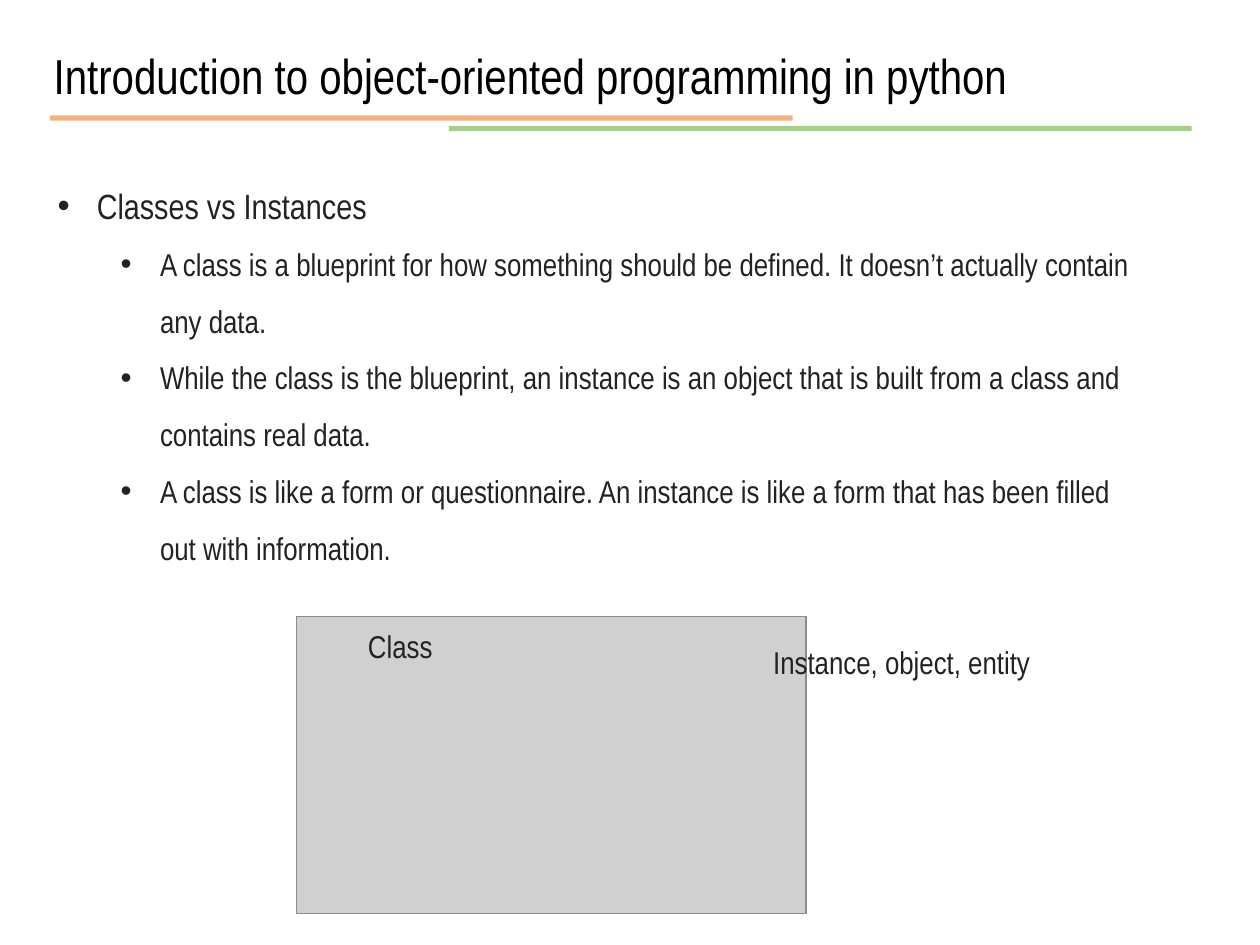
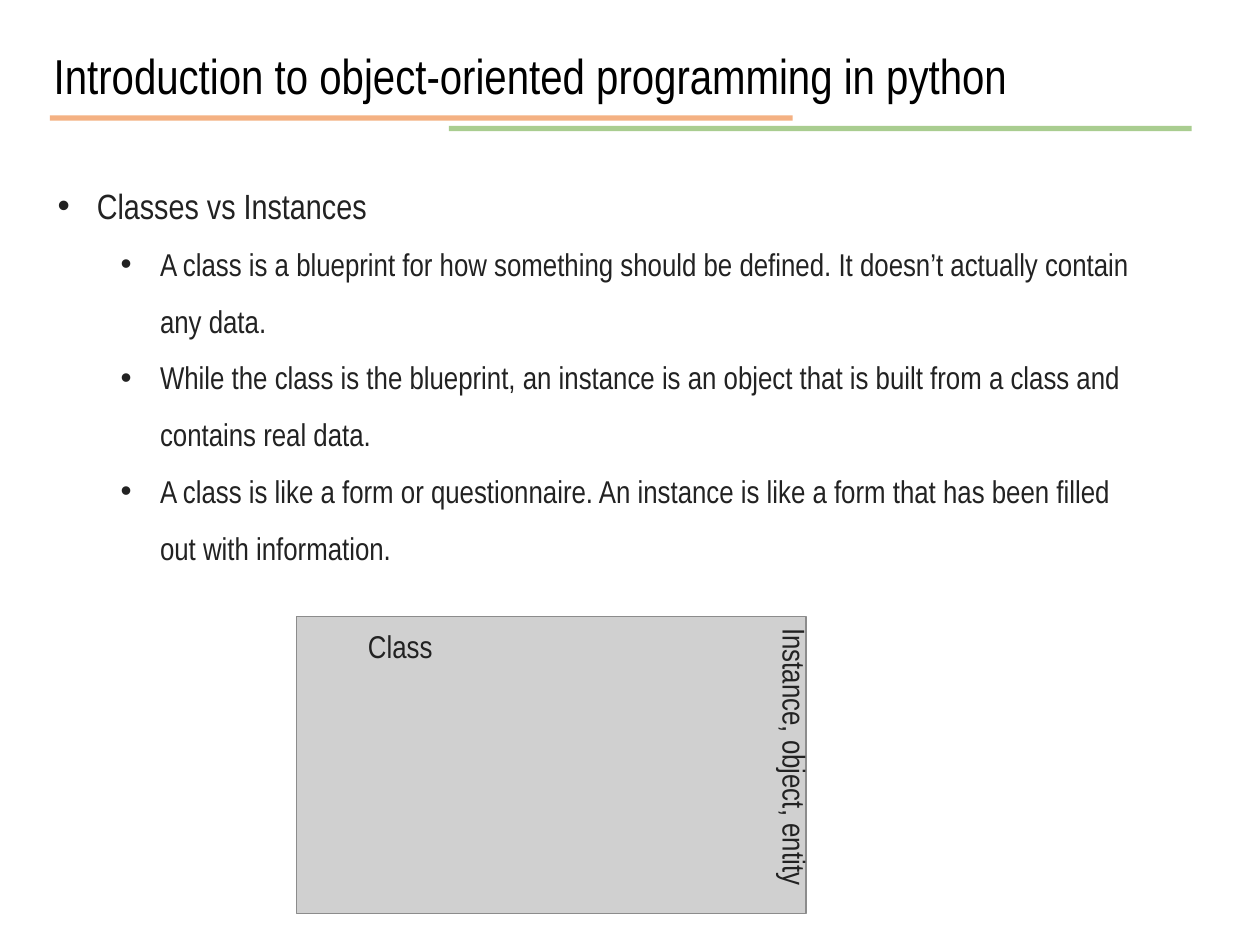
Before and after one commit to JunetaeKim/DeepLearningClass, a slide deck: slide 7 of Week6/week6 Tutorial Class.pptx. Drawn at 1260x945 pixels with LibreOffice and Linux fonts; fonts in the diff are those of the drawing; grey boxes stand for pictures. Boxes give left, top, right and bottom in pixels: in the first picture for what was removed or moved away, otherwise in the second. Text is boxed around its words. In the diff, an @@ line names an element or a change of style, - is before the commit and + after.

```diff
--- a/Week6/week6 Tutorial Class.pptx
+++ b/Week6/week6 Tutorial Class.pptx
@@ text "Instance, object, entity": place and size @@
-text "Instance, object, entity" at bbox=[773, 648, 1030, 680]
+text "Instance, object, entity" at bbox=[776, 638, 812, 883]
@@ text "Instance, object, entity" at bbox=[776, 638, 812, 883]: rotation 0 to 90 degrees @@
```
Also in this commit, not shown: 1 other slide changed, 1 other file.
